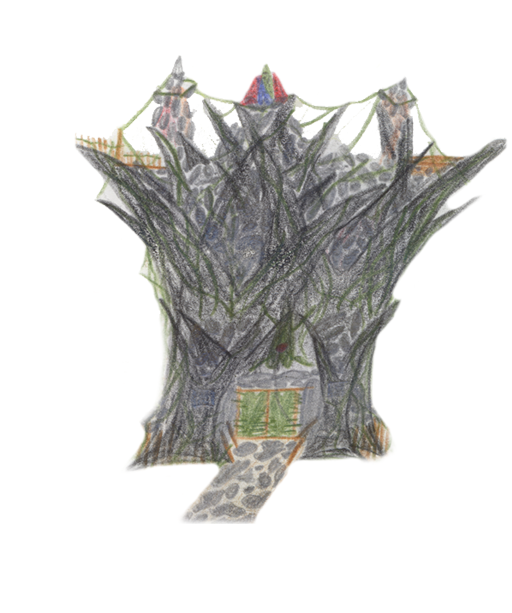
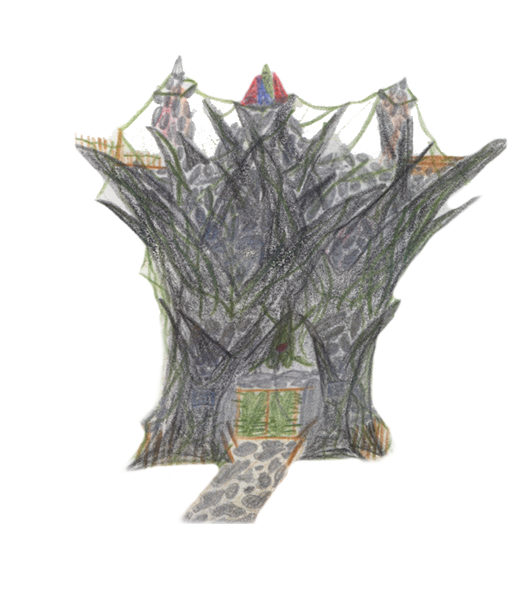
Layered file, before and after one edit (512 x 613). Changes by layer:
added layer "_castleAlt" above "_castle" over [74, 55, 508, 524]
